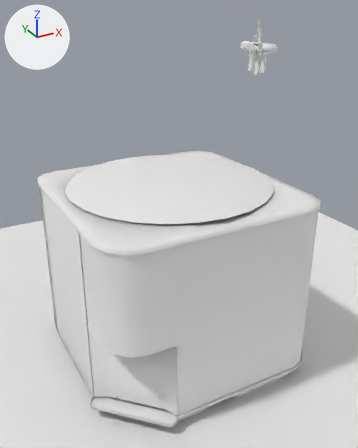
What one commit did to the Blender file vl.vlabs.com.ua/models/hvac/vlab.hvac.base/vlab.hvac.base.blend.
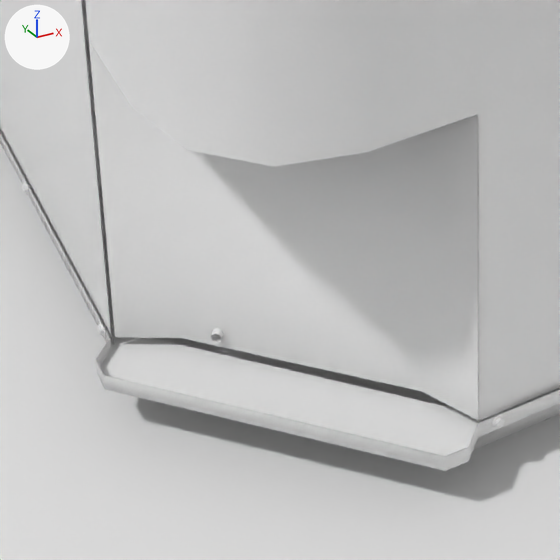
The first picture shows the older version from a camera (50 mm lens) standing at (-0.866, -1.649, 1.426) and looking at (0.013, -0.051, 0.627). The close-ups show both versions on the part from 19% to 55% of the width and 71% to 100% of the height of that picture; other places that the commit changed are outside them. Arrows for +X, +Y and +Z are at upper left; the lights stay in place.

In view in the first close-up: 'Plane', 'bryantB225B-heatPumpCondenserCoil', 'bryantB225B-heatPumpFrame', 'bryantB225B-heatPumpFrame.001', 'bryantB225B-heatPumpFrame.002', 'bryantB225B-heatPumpFrameBottom', 'bryantB225B-heatPumpLeftVentPanel'.
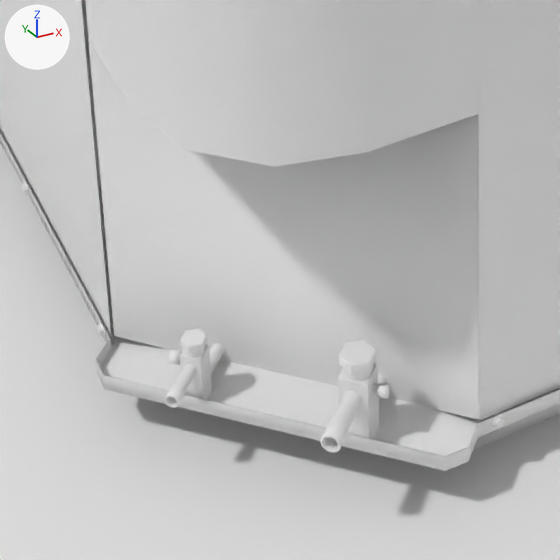
Where the newer file only moved an object's origin or applied its transform, the numbers keep the older frame.

Boxes (x1, y1, x2, y2) around the edits, measured in the close-ups (560 x 560 px; the box of a moved part takes in the faces that stretch with it):
'bryantB225B-heatPumpFrame.002', reshaped: before (89, 42, 478, 420); after (88, 39, 480, 419)
'suctionServiceValve', added: after (320, 340, 391, 453)
'liquidServiceValve', added: after (165, 328, 224, 408)
part 1 of me_plane_011, moved or reshaped: before (89, 43, 478, 420); after (88, 43, 478, 419)

Patch to the scene script:
```diff
--- a/vl.vlabs.com.ua/models/hvac/vlab.hvac.base/vlab.hvac.base.blend.py
+++ b/vl.vlabs.com.ua/models/hvac/vlab.hvac.base/vlab.hvac.base.blend.py
@@ me_plane_011 @@
 me_plane_011.from_pydata(...)  # 28 vertices, 8 faces; spans x -0.166..0.067, y -0.173..0.065, z -0.156..0.156
 # used by ob_bryantb225b_heatpumpframe_002; location = (-0.274, -0.267, 0.217)
+# me_plane_011 part 1: all 4 vertices in x -0.115..0.04, y -0.121..0.036, z -0.156 are moved by (-0.002, -0.004, -0.012)
 me_plane_011.materials.append(mat_bryantb225b_heatpumpframematerial)
@@ me_plane_005 @@
+me_plane_005.from_pydata(...)  # 240 vertices, 178 faces; spans x -0.0199..0.0199, y -0.0733..0.0733, z -0.0444..0.0444
+me_plane_005.materials.append(mat_bryantb225b_heatpumpcondensercoilmaterial)  # its picture is missing
@@ me_plane_007 @@
+me_plane_007.from_pydata(...)  # 240 vertices, 178 faces; spans x -0.022..0.022, y -0.0733..0.0733, z -0.0444..0.0444
+me_plane_007.materials.append(mat_bryantb225b_heatpumpcondensercoilmaterial)  # its picture is missing
@@ ob_suctionservicevalve @@
+ob_suctionservicevalve = bpy.data.objects.new('suctionServiceValve', me_plane_005)
+ob_suctionservicevalve.location = (-0.286, -0.395, 0.094)
+ob_suctionservicevalve.rotation_euler = (0.0, 0.0, -0.799)  # degrees (0, 0, -46)
@@ ob_liquidservicevalve @@
+ob_liquidservicevalve = bpy.data.objects.new('liquidServiceValve', me_plane_007)
+ob_liquidservicevalve.location = (-0.399, -0.283, 0.082)
+ob_liquidservicevalve.rotation_euler = (0.0, 0.0, -0.799)  # degrees (0, 0, -46)
+ob_liquidservicevalve.scale = (0.73, 0.73, 0.73)
```
